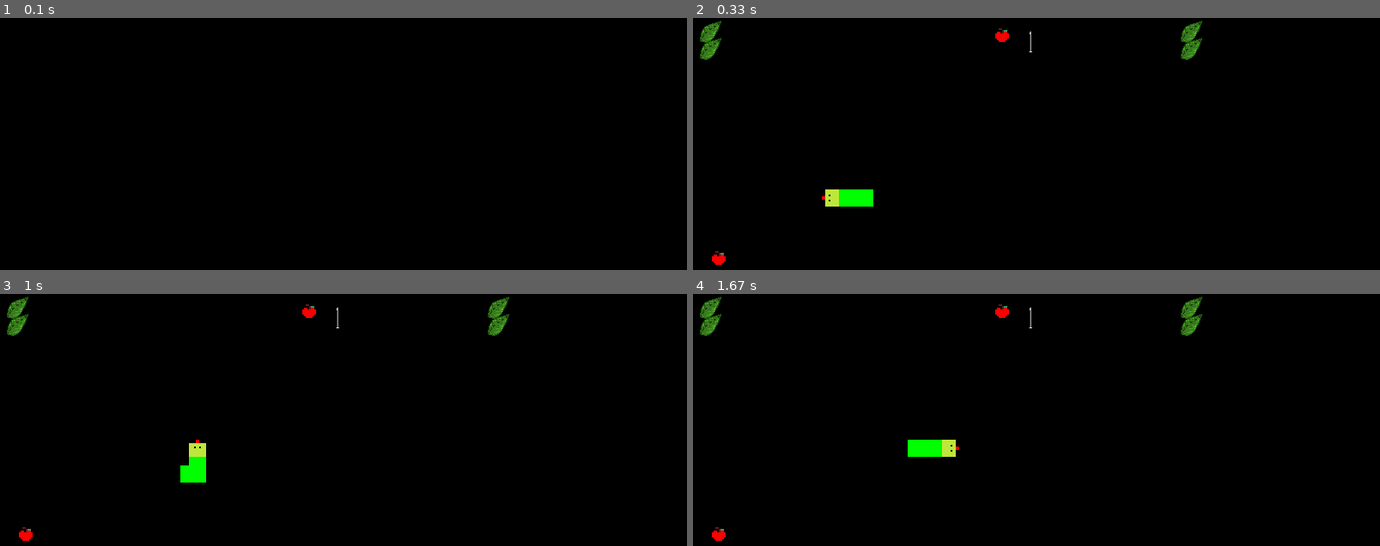
Above: before the commit, frames 1-4 (two rows, left to right).
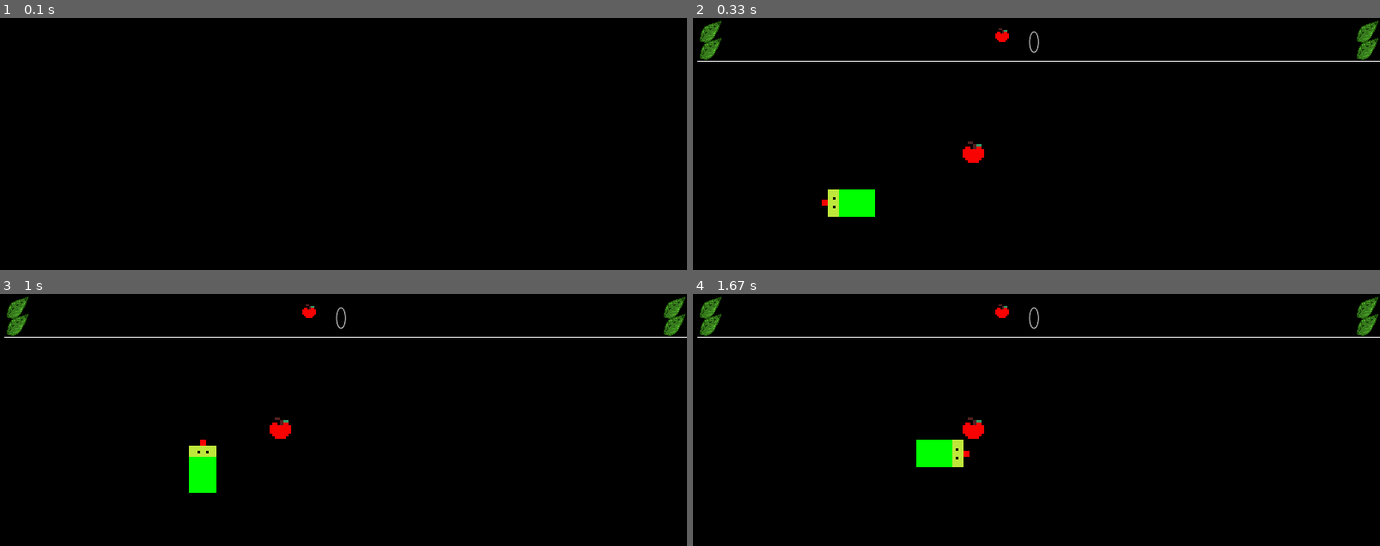
Above: after the commit, the same moments.

Repository: LUDUSLab/stem-games
Game: pygame game, started from gabi.breval/snakepro/snake_sem_modulos.py
The game is run twice, just before and just after one commit, with the same random seed, the same clock (stepped at 60 frames per second) and the same inputs.
Inputs:
- Up to frame 1 (0.1 s): no input
- Up to frame 2 (0.33 s): no input
- Up to frame 3 (1 s): hold Right 0.33-0.8 s; hold Up from 0.83 s (still down)
- Up to frame 4 (1.67 s): release Up at 1.13 s; hold Right 1.17-1.63 s

Frame 1 is identical in both runs. In frame 2, 1.6% of the frame differs, in the area x 0-100%, y 1-98%; in frame 3, 1.8%; in frame 4, 1.8%.

Commit message:
Alterations

Diff:
--- a/gabi.breval/snakepro/config.py
+++ /dev/null
@@ -1,80 +0,0 @@
-import pygame
-import random
-import game
-from snake import *
-
-from pygame.locals import *
-
-
-WIDTH = 800
-HEIGHT = 600
-grid_size = 20
-
-pygame.init()
-screen = pygame.display.set_mode((WIDTH, HEIGHT))  # width, height, we are matrices
-pygame.display.set_caption('Snake')
-
-
-
-def on_grid_random():
-    x = random.randint(25, 575)
-    y = random.randint(50, 530)
-    return x // 10 * 10, y // 10 * 10
-
-
-def address(name, genre):
-    skins = "/home/gabibreval/Documentos/stem-games/gabi.breval/snakepro/assets/skins/"
-    sounds = "/home/gabibreval/Documentos/stem-games/gabi.breval/snakepro/assets/sounds/"
-    fonts = "/home/gabibreval/Documentos/stem-games/gabi.breval/snakepro/assets/fonts/"
-
-    if genre == "skin":
-        directory = skins + name
-        return directory
-    elif genre == "sound":
-        directory = sounds + name
-        return directory
-
-    elif genre == "font":
-        directory = fonts + name
-        return directory
-
-def after_collision():
-    global score, apple_food_pos
-    apple_food_pos = on_grid_random()  # when there´s a collision the apple changes its position
-    game.munch_sound_effect.play()  # sound
-    score += 1
-    snake.append((0, 0))
-    return apple_food_pos
-
-
-# Colors ------------------------------------------------------------------------------------------------------- #
-light_grey = (200, 200, 200)
-bg_color = pygame.Color('grey12')
-COLOR_BLACK = (0, 0, 0)
-COLOR_WHITE = (255, 255, 255)
-GREEN = (0, 255, 0)
-RED = (255, 0, 0)
-
-# score text --------------------------------------------------------------------------------------------------- #
-font = address('gabi.brevalFont.otf', 'font')
-score_font = pygame.font.Font(address('gabi.brevalFont.otf', 'font'), 35)
-score_text = score_font.render(' 0', True, COLOR_WHITE, COLOR_BLACK)
-score_text_rect = score_text.get_rect()
-score_text_rect.center = (WIDTH / 2, 30)
-score = 0
-
-# Game over text ----------------------------------------------------------------------------------------------- #
-lose_font = pygame.font.Font(address('gabi.brevalFont.otf', 'font'),
-                             100)
-lose_text = lose_font.render('Game over!', True, COLOR_WHITE, COLOR_BLACK)
-lose_text_rect = score_text.get_rect()
-lose_text_rect.center = (600, 350)
-# -------------------------------------------------------------------------------------------------------------- #
-
-# Sound ------------------------------------------------------------------------------------------------------ #
-munch_sound_effect = pygame.mixer.Sound(address('gabi.breval.munch-sound.wav', 'sound'))
-game_over_effect = pygame.mixer.Sound(address('batida_gabi.breval.wav', 'sound'))
-
-
-# Grass -------------------------------------------------------------------------------------------------------- #
-grass = pygame.image.load(address('gabi.breval.folha.png', 'skin'))
--- a/gabi.breval/snakepro/fruit.py
+++ /dev/null
@@ -1,12 +0,0 @@
-import pygame
-import random
-from pygame.locals import *
-import config
-
-# Apple ------------------------------------------------------------------------------------------------------ #
-apple_1_score = pygame.image.load(config.address('gabi.breval.maca.png', 'skin'))
-apple_1_score = pygame.transform.scale(apple_1_score, [20, 20])
-apple_1_score_y = 10
-apple_food = pygame.image.load(config.address('gabi.breval.maca.png', 'skin'))
-apple_food = pygame.transform.scale(apple_food, [20, 20])
-apple_food_pos = config.on_grid_random()
--- a/gabi.breval/snakepro/game.py
+++ /dev/null
@@ -1,135 +0,0 @@
-import pygame
-import config
-
-# Colors ------------------------------------------------------------------------------------------------------- #
-light_grey = (200, 200, 200)
-bg_color = pygame.Color('grey12')
-COLOR_BLACK = (0, 0, 0)
-COLOR_WHITE = (255, 255, 255)
-GREEN = (0, 255, 0)
-RED = (255, 0, 0)
-
-# score text --------------------------------------------------------------------------------------------------- #
-font = config.address('gabi.brevalFont.otf', 'font')
-score_font = pygame.font.Font(config.address('gabi.brevalFont.otf', 'font'), 35)
-score_text = score_font.render(' 0', True, COLOR_WHITE, COLOR_BLACK)
-score_text_rect = score_text.get_rect()
-score_text_rect.center = (config.WIDTH / 2, 30)
-score = 0
-
-# Game over text ----------------------------------------------------------------------------------------------- #
-lose_font = pygame.font.Font(config.address('gabi.brevalFont.otf', 'font'),
-                             100)
-lose_text = lose_font.render('Game over!', True, COLOR_WHITE, COLOR_BLACK)
-lose_text_rect = score_text.get_rect()
-lose_text_rect.center = (600, 350)
-
-# Sound ------------------------------------------------------------------------------------------------------ #
-munch_sound_effect = pygame.mixer.Sound(config.address('gabi.breval.munch-sound.wav', 'sound'))
-game_over_effect = pygame.mixer.Sound(config.address('batida_gabi.breval.wav', 'sound'))
-
-
-# Grass -------------------------------------------------------------------------------------------------------- #
-grass = pygame.image.load(config.address('gabi.breval.folha.png', 'skin'))
-
-clock = pygame.time.Clock()  # limit the fps
-c = config.after_collision()
-while True:
-
-    clock.tick(10)
-
-    snake_head_pos = (snake[0])
-
-    for event in pygame.event.get():  # identifies what was clicked
-        if event.type == QUIT:
-            pygame.quit()
-        if event.type == KEYDOWN:
-
-            if event.key == K_UP:
-                my_direction = UP
-
-            if event.key == K_DOWN:
-                my_direction = DOWN
-
-            if event.key == K_LEFT:
-                my_direction = LEFT
-
-            if event.key == K_RIGHT:
-                my_direction = RIGHT
-
-    if my_direction == UP:  # shakes the snake´s head
-        snake[0] = (snake[0][0], snake[0][1] - 10)
-
-    if my_direction == DOWN:  # shakes the snake´s head
-        snake[0] = (snake[0][0], snake[0][1] + 10)
-
-    if my_direction == RIGHT:  # shakes the snake´s head
-        snake[0] = (snake[0][0] + 10, snake[0][1])
-
-    if my_direction == LEFT:  # shakes the snake´s head
-        snake[0] = (snake[0][0] - 10, snake[0][1])
-
-    if collision(snake[0], fruit.apple_food_pos):  # two tuples (first matrices´s line and apple food tuple)
-        config.after_collision()
-
-    if snake[0][0] > 575 or snake[0][1] < 50 or snake[0][1] > 530 or snake[0][0] < 5:  # exceptions
-        game_over_effect.play()
-        showinfo(title="Game Over", message="GAME OVER!!!")
-        exit()
-
-    for i in range(len(snake) - 1, 0, -1):  # shakes the rest of snakes´s body
-        snake[i] = (snake[i - 1][0], snake[i - 1][1])
-
-    # Update score hud --------------------------------------------------------------------------------- #
-
-    snake_head_pos = (snake[0][0] - 20, snake[0][1])
-    score_text = score_font.render(str(score), True, COLOR_WHITE, COLOR_BLACK)
-    screen.fill((0, 0, 0))  # cleaning the screen
-
-    # Sprites ------------------------------------------------------------------------------------------ #
-
-    if my_direction == UP:
-        snake_head_pos = (snake[0][0], snake[0][1] - 20)
-        screen.blit(snake_head_up, snake_head_pos)
-        if config.collision(snake_head_pos, apple_food_pos):  # two tuples (first matrices´s line and apple food tuple)
-            config.after_collision()
-
-    if my_direction == DOWN:
-        snake_head_pos = (snake[0][0], snake[0][1] + 20)
-        screen.blit(snake_head_down, snake_head_pos)
-        if config.collision(snake_head_pos, apple_food_pos):  # two tuples (first matrices´s line and apple food tuple)
-            config.after_collision()  # the snake grows, that´s why we add another tuple on it
-
-    if my_direction == LEFT:
-        snake_head_pos = (snake[0][0] - 20, snake[0][1])
-        screen.blit(snake_head_left, snake_head_pos)
-        if config.collision(snake_head_pos, apple_food_pos):  # two tuples (first matrices´s line and apple food tuple)
-            config.after_collision()
-
-    if my_direction == RIGHT:
-        snake_head_pos = (snake[0][0] + 20, snake[0][1])
-        screen.blit(snake_head_right, snake_head_pos)
-        if config.collision(snake_head_pos, apple_food_pos):  # two tuples (first matrices´s line and apple food tuple)
-            config.after_collision()
-
-    screen.blit(grass, ((5, 0), (5, 550)))
-    screen.blit(grass, ((5, 20), (5, 550)))
-    screen.blit(grass, ((565, 20), (550, 50)))
-    screen.blit(grass, ((565, 0), (550, 50)))
-
-    screen.blit(apple_food, apple_food_pos)
-    screen.blit(score_text, score_text_rect)
-    screen.blit(apple_1_score, ((WIDTH / 2) - 50, apple_1_score_y))
-
-    '''
-     # Lines ---------------------------------------------------------------------------------------------- #
-    pygame.draw.line(screen, COLOR_WHITE, [5, 50], [595, 50], 1)
-    pygame.draw.line(screen, COLOR_WHITE, [5, 50], [5, 550], 1)
-    pygame.draw.line(screen, COLOR_WHITE, [595, 50], [595, 550], 1)
-    pygame.draw.line(screen, COLOR_WHITE, [5, 550], [595, 550], 1)
-
-    '''
-    for pos in snake:
-        screen.blit(snake_skin, pos)
-
-    pygame.display.update()
--- a/gabi.breval/snakepro/main.py
+++ /dev/null
@@ -1,111 +0,0 @@
-import pygame
-import random
-from pygame.locals import *
-from tkinter.messagebox import showinfo
-import fruit
-import game
-import wall
-import config
-import snake
-
-clock = pygame.time.Clock()  # limit the fps
-c = config.after_collision()
-while True:
-
-    clock.tick(10)
-
-    snake_head_pos = (snake[0])
-
-    for event in pygame.event.get():  # identifies what was clicked
-        if event.type == QUIT:
-            pygame.quit()
-        if event.type == KEYDOWN:
-
-            if event.key == K_UP:
-                my_direction = UP
-
-            if event.key == K_DOWN:
-                my_direction = DOWN
-
-            if event.key == K_LEFT:
-                my_direction = LEFT
-
-            if event.key == K_RIGHT:
-                my_direction = RIGHT
-
-    if my_direction == UP:  # shakes the snake´s head
-        snake[0] = (snake[0][0], snake[0][1] - 10)
-
-    if my_direction == DOWN:  # shakes the snake´s head
-        snake[0] = (snake[0][0], snake[0][1] + 10)
-
-    if my_direction == RIGHT:  # shakes the snake´s head
-        snake[0] = (snake[0][0] + 10, snake[0][1])
-
-    if my_direction == LEFT:  # shakes the snake´s head
-        snake[0] = (snake[0][0] - 10, snake[0][1])
-
-    if collision(snake[0], fruit.apple_food_pos):  # two tuples (first matrices´s line and apple food tuple)
-        config.after_collision()
-
-    if snake[0][0] > 575 or snake[0][1] < 50 or snake[0][1] > 530 or snake[0][0] < 5:  # exceptions
-        game_over_effect.play()
-        showinfo(title="Game Over", message="GAME OVER!!!")
-        exit()
-
-    for i in range(len(snake) - 1, 0, -1):  # shakes the rest of snakes´s body
-        snake[i] = (snake[i - 1][0], snake[i - 1][1])
-
-    # Update score hud --------------------------------------------------------------------------------- #
-
-    snake_head_pos = (snake[0][0] - 20, snake[0][1])
-    score_text = score_font.render(str(score), True, COLOR_WHITE, COLOR_BLACK)
-    screen.fill((0, 0, 0))  # cleaning the screen
-
-    # Sprites ------------------------------------------------------------------------------------------ #
-
-    if my_direction == UP:
-        snake_head_pos = (snake[0][0], snake[0][1] - 20)
-        screen.blit(snake_head_up, snake_head_pos)
-        if config.collision(snake_head_pos, apple_food_pos):  # two tuples (first matrices´s line and apple food tuple)
-            config.after_collision()
-
-    if my_direction == DOWN:
-        snake_head_pos = (snake[0][0], snake[0][1] + 20)
-        screen.blit(snake_head_down, snake_head_pos)
-        if config.collision(snake_head_pos, apple_food_pos):  # two tuples (first matrices´s line and apple food tuple)
-            config.after_collision()  # the snake grows, that´s why we add another tuple on it
-
-    if my_direction == LEFT:
-        snake_head_pos = (snake[0][0] - 20, snake[0][1])
-        screen.blit(snake_head_left, snake_head_pos)
-        if config.collision(snake_head_pos, apple_food_pos):  # two tuples (first matrices´s line and apple food tuple)
-            config.after_collision()
-
-    if my_direction == RIGHT:
-        snake_head_pos = (snake[0][0] + 20, snake[0][1])
-        screen.blit(snake_head_right, snake_head_pos)
-        if config.collision(snake_head_pos, apple_food_pos):  # two tuples (first matrices´s line and apple food tuple)
-            config.after_collision()
-
-    screen.blit(game.grass, ((5, 0), (5, 550)))
-    screen.blit(game.grass, ((5, 20), (5, 550)))
-    screen.blit(game.grass, ((565, 20), (550, 50)))
-    screen.blit(game.grass, ((565, 0), (550, 50)))
-
-    screen.blit(apple_food, apple_food_pos)
-    screen.blit(score_text, score_text_rect)
-    screen.blit(apple_1_score, ((WIDTH / 2) - 50, apple_1_score_y))
-
-    '''
-     # Lines ---------------------------------------------------------------------------------------------- #
-    pygame.draw.line(screen, COLOR_WHITE, [5, 50], [595, 50], 1)
-    pygame.draw.line(screen, COLOR_WHITE, [5, 50], [5, 550], 1)
-    pygame.draw.line(screen, COLOR_WHITE, [595, 50], [595, 550], 1)
-    pygame.draw.line(screen, COLOR_WHITE, [5, 550], [595, 550], 1)
-
-    '''
-    for pos in snake:
-        screen.blit(snake_skin, pos)
-
-    pygame.display.update()
--- a/gabi.breval/snakepro/snake.py
+++ /dev/null
@@ -1,29 +0,0 @@
-import pygame
-import config
-
-UP = 0
-RIGHT = 1
-DOWN = 2
-LEFT = 3
-my_direction = LEFT
-
-
-# Snake ------------------------------------------------------------------------------------------------------- #
-'''
-Games and screens are represented by matrices
-Every sequence is a tuple
-'''
-
-snake_head = pygame.image.load(config.address('snake_head_gabi.breval.png', 'skin'))
-snake = [(200, 200), (220, 200), (240, 200)]  # every sequence is a tuple
-snake_head_pos = (snake[0][0] - 20, snake[0][1])
-snake_head = pygame.transform.scale(snake_head, [20, 20])
-snake_skin = pygame.Surface((config.grid_size, config.grid_size))
-snake_skin.fill((0, 255, 0))  # color
-
-# Rotation  -------------------------------------------------------------------------------------------------- #
-snake_copy = snake_head.copy()
-snake_head_down = pygame.transform.rotate(snake_copy, 180)
-snake_head_left = pygame.transform.rotate(snake_copy, 90)
-snake_head_right = pygame.transform.rotate(snake_copy, 270)
-snake_head_up = pygame.transform.rotate(snake_copy, 0)
--- a/gabi.breval/snakepro/snake_sem_modulos.py
+++ b/gabi.breval/snakepro/snake_sem_modulos.py
@@ -5,7 +5,7 @@
 
 WIDTH = 800
 HEIGHT = 600
-grid_size = 20
+grid_size = 32
 
 pygame.init()
 screen = pygame.display.set_mode((WIDTH, HEIGHT))  # width, height, we are matrices
@@ -83,7 +83,7 @@
 apple_1_score_y = 10
 apple_food = pygame.image.load('C:/Users/55929/Documents/stem-games/gabi.breval/snakepro/assets/skin/'
                                'gabi.breval.maca.png')
-apple_food = pygame.transform.scale(apple_food, [20, 20])
+apple_food = pygame.transform.scale(apple_food, [grid_size, grid_size])
 apple_food_pos = on_grid_random()
 
 # Snake ------------------------------------------------------------------------------------------------------- #
@@ -102,7 +102,7 @@
                                'snake_head_gabi.breval.png')
 snake = [(200, 200), (220, 200), (240, 200)]  # every sequence is a tuple
 snake_head_pos = (snake[0][0] - 20, snake[0][1])
-snake_head = pygame.transform.scale(snake_head, [20, 20])
+snake_head = pygame.transform.scale(snake_head, [grid_size, grid_size])
 snake_skin = pygame.Surface((grid_size, grid_size))
 snake_skin.fill((0, 255, 0))  # color
 
@@ -114,7 +114,8 @@
 snake_head_up = pygame.transform.rotate(snake_copy, 0)
 
 clock = pygame.time.Clock()  # limit the fps
-c = after_collision()
+
+
 while True:
 
     clock.tick(10)
@@ -153,7 +154,7 @@
     if collision(snake[0], apple_food_pos):  # two tuples (first matrices´s line and apple food tuple)
         after_collision()
 
-    if snake[0][0] > 575 or snake[0][1] < 50 or snake[0][1] > 530 or snake[0][0] < 5:  # exceptions
+    if snake[0][0] > 780 or snake[0][1] < 50 or snake[0][1] > 560 or snake[0][0] < 5:  # exceptions
         game_over_effect.play()
         showinfo(title="Game Over", message="GAME OVER!!!")
         exit()
@@ -195,8 +196,10 @@
 
     screen.blit(grass, ((5, 0), (5, 550)))
     screen.blit(grass, ((5, 20), (5, 550)))
-    screen.blit(grass, ((565, 20), (550, 50)))
-    screen.blit(grass, ((565, 0), (550, 50)))
+    screen.blit(grass, ((770, 20), (550, 50)))
+    screen.blit(grass, ((770, 0), (550, 50)))
+
+    pygame.draw.line(screen, COLOR_WHITE, [5, 50], [800, 50], 1)
 
     screen.blit(apple_food, apple_food_pos)
     screen.blit(score_text, score_text_rect)
--- a/gabi.breval/snakepro/wall.py
+++ /dev/null
@@ -1,12 +0,0 @@
-import pygame
-import random
-import config
-import game
-from pygame.locals import *
-from tkinter.messagebox import showinfo
-
-# Lines ---------------------------------------------------------------------------------------------- #
-pygame.draw.line(config.screen, game.COLOR_WHITE, [5, 50], [595, 50], 1)
-pygame.draw.line(config.screen, game.COLOR_WHITE, [5, 50], [5, 550], 1)
-pygame.draw.line(config.screen, game.COLOR_WHITE, [595, 50], [595, 550], 1)
-pygame.draw.line(config.screen, game.COLOR_WHITE, [5, 550], [595, 550], 1)
Binary file added: gabi.breval/snakepro/assets/skin/gabi.breval.banana_skin.png
Binary file removed: gabi.breval/snakepro/assets/skin/gabi.breval.skin_amarelo.png
Binary file removed: gabi.breval/snakepro/assets/skin/gabi.breval.skin_head_amarelo.png
Binary file removed: gabi.breval/snakepro/assets/skin/gabi.breval.skin_head_laranja.png
Binary file removed: gabi.breval/snakepro/assets/skin/gabi.breval.skin_head_verde.png
Binary file removed: gabi.breval/snakepro/assets/skin/gabi.breval.skin_laranja.png
Binary file removed: gabi.breval/snakepro/assets/skin/gabi.breval.skin_verde.png
Binary file added: gabi.breval/snakepro/assets/skin/gabi.breval.uva_skin.png
Binary file removed: gabi.breval/snakepro/assets/skin/grama.png
